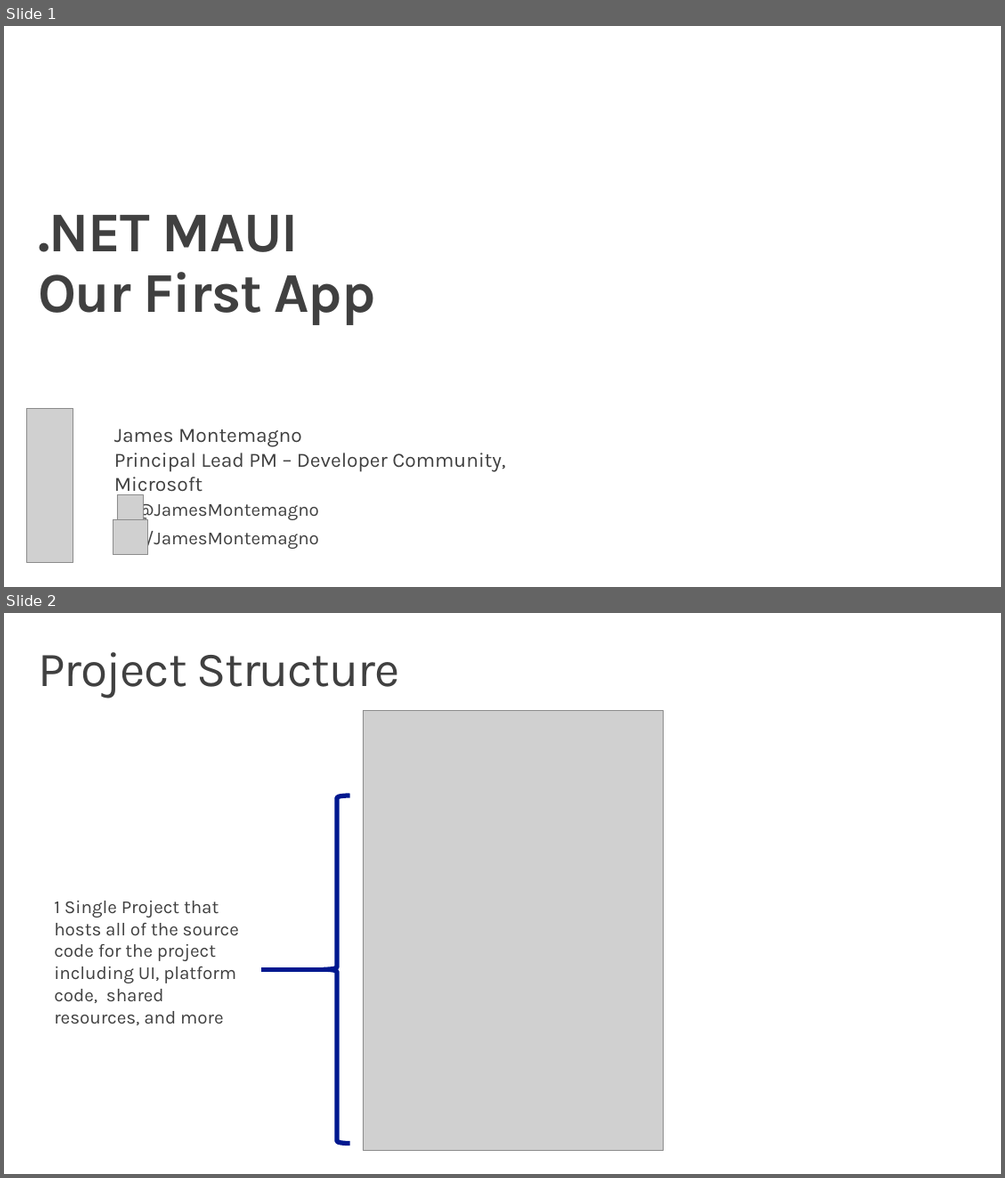
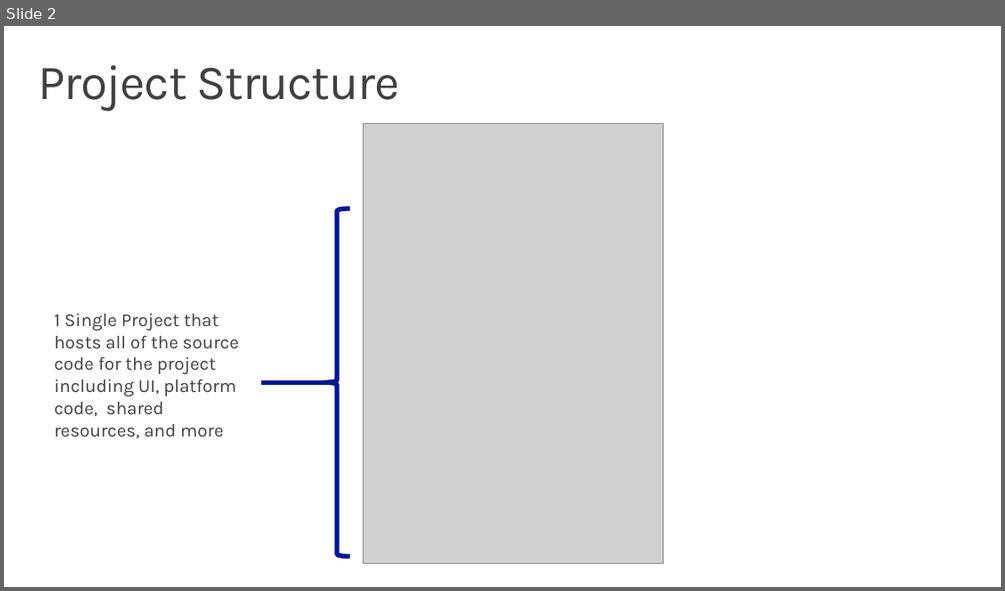
Before and after one commit to dotnet-presentations/dotnet-maui-workshop, a slide deck: Slides/Workshop1 - Our First App.pptx. Shown one above the other, each under a label of ours: slides 1 and 2 before the commit, slide 2 after it. The pictures are 1005x1178 and 1005x591 pixels, drawn with LibreOffice and Linux fonts; fonts in the diff are those of the drawing; grey boxes stand for pictures; background and template pictures are left out. Boxes give left, top, right and bottom in pixels: in the first picture for what was removed or moved away, otherwise in the second. Text is boxed around its words. In the diff, an @@ line names an element or a change of style, - is before the commit and + after.

```diff
--- a/Slides/Workshop1 - Our First App.pptx
+++ b/Slides/Workshop1 - Our First App.pptx
@@ slide 1 removed at (x1=4, y1=26, x2=1001, y2=587), background #FFFFFF @@
@@ title removed at (x1=38, y1=215, x2=376, y2=325) @@
-.NET MAUI
-Our First App
@@ picture removed at (x1=27, y1=408, x2=73, y2=563) @@
@@ text removed at (x1=114, y1=428, x2=505, y2=496) @@
-James Montemagno
-Principal Lead PM – Developer Community, Microsoft
@@ picture removed at (x1=117, y1=494, x2=144, y2=521) @@
@@ text removed at (x1=137, y1=499, x2=319, y2=550) @@
-@JamesMontemagno
-/JamesMontemagno
@@ picture removed at (x1=113, y1=520, x2=147, y2=555) @@
```
Also in this commit, not shown: 3 slides changed, 2 slides added, 47 other files.
